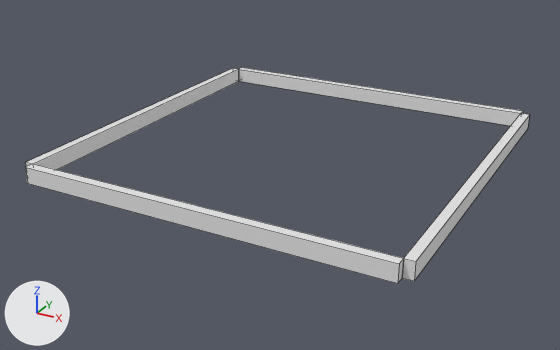
One commit to the Blender file Blender/maze1.blend: the scene before it, then after it.
The view is the same before and after, from a 50 mm lens placed at (16.1, -35.4, 15.6), pointed at (-2.9, -1.0, -1.6). Lighting does not change. The marker at lower left points along +X, +Y and +Z. Mesh edges are drawn as thin lines. Materials are left out; every surface is plain grey.
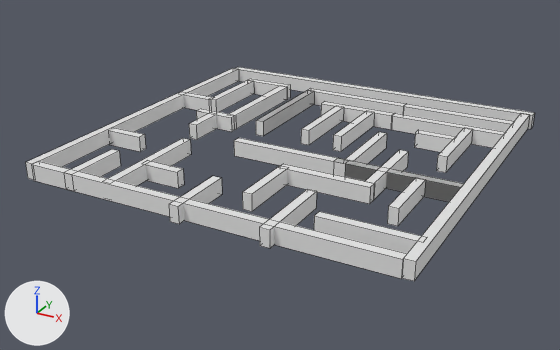
Commit message: added maze model

What changed in the scene script:
```text
Change ob_cube_002:
    ob_cube_002: bpy.data.objects.new('Cube.002', me_cube_003) -> bpy.data.objects.new('Cube.002', me_cube_007)
    ob_cube_002.location: (-2.32, -9.78, 0.0) -> (-2.32, -15.78, 0.0)
Add ob_cube_035:
    ob_cube_035 = bpy.data.objects.new('Cube.035', me_cube_007)
    ob_cube_035.location = (-14.71, 0.08, -0.04)
    ob_cube_035.scale = (1.0, 0.08, 1.0)
Add ob_cube_034:
    ob_cube_034 = bpy.data.objects.new('Cube.034', me_cube_007)
    ob_cube_034.location = (-15.99, -8.06, -0.02)
    ob_cube_034.scale = (1.0, 0.13, 1.0)
Add ob_cube_033:
    ob_cube_033 = bpy.data.objects.new('Cube.033', me_cube_007)
    ob_cube_033.location = (-11.25, -9.82, -0.1)
    ob_cube_033.scale = (1.0, 0.08, 1.0)
Add ob_cube_032:
    ob_cube_032 = bpy.data.objects.new('Cube.032', me_cube_007)
    ob_cube_032.location = (-6.47, -12.89, -0.05)
    ob_cube_032.scale = (1.0, 0.08, 1.0)
Add ob_cube_031:
    ob_cube_031 = bpy.data.objects.new('Cube.031', me_cube_007)
    ob_cube_031.location = (-9.34, -8.48, 0.0)
    ob_cube_031.scale = (1.0, 0.13, 1.0)
Add ob_cube_030:
    ob_cube_030 = bpy.data.objects.new('Cube.030', me_cube_007)
    ob_cube_030.location = (-13.64, -6.47, -0.01)
    ob_cube_030.scale = (1.0, 0.24, 1.0)
Add ob_cube_029:
    ob_cube_029 = bpy.data.objects.new('Cube.029', me_cube_007)
    ob_cube_029.location = (-11.64, 4.63, -0.04)
    ob_cube_029.scale = (1.0, 0.24, 1.0)
Add ob_cube_028:
    ob_cube_028 = bpy.data.objects.new('Cube.028', me_cube_007)
    ob_cube_028.location = (-7.13, -5.76, -0.02)
    ob_cube_028.scale = (1.0, 0.13, 1.0)
Add ob_cube_027:
    ob_cube_027 = bpy.data.objects.new('Cube.027', me_cube_007)
    ob_cube_027.location = (-8.54, -4.79, -0.04)
    ob_cube_027.scale = (1.0, 0.09, 1.0)
Add ob_cube_026:
    ob_cube_026 = bpy.data.objects.new('Cube.026', me_cube_007)
    ob_cube_026.location = (4.16, -7.92, -0.03)
    ob_cube_026.scale = (1.0, 0.24, 1.0)
Add ob_cube_025:
    ob_cube_025 = bpy.data.objects.new('Cube.025', me_cube_007)
    ob_cube_025.location = (-11.46, -2.58, -0.02)
    ob_cube_025.scale = (1.0, 0.09, 1.0)
Add ob_cube_024:
    ob_cube_024 = bpy.data.objects.new('Cube.024', me_cube_007)
    ob_cube_024.location = (-16.2, 5.63, -0.02)
    ob_cube_024.scale = (1.0, 0.17, 1.0)
Add ob_cube_023:
    ob_cube_023 = bpy.data.objects.new('Cube.023', me_cube_007)
    ob_cube_023.location = (-8.82, 2.09, -0.02)
    ob_cube_023.scale = (1.0, 0.11, 1.0)
Add ob_cube_022:
    ob_cube_022 = bpy.data.objects.new('Cube.022', me_cube_007)
    ob_cube_022.location = (-13.64, 4.63, -0.04)
    ob_cube_022.scale = (1.0, 0.24, 1.0)
Add ob_cube_021:
    ob_cube_021 = bpy.data.objects.new('Cube.021', me_cube_007)
    ob_cube_021.location = (-8.64, 3.63, -0.03)
    ob_cube_021.scale = (1.0, 0.17, 1.0)
Add ob_cube_020:
    ob_cube_020 = bpy.data.objects.new('Cube.020', me_cube_007)
    ob_cube_020.location = (4.16, -1.98, -0.03)
    ob_cube_020.scale = (1.0, 0.08, 1.0)
Add ob_cube_019:
    ob_cube_019 = bpy.data.objects.new('Cube.019', me_cube_007)
    ob_cube_019.location = (-6.64, 3.63, -0.03)
    ob_cube_019.scale = (1.0, 0.17, 1.0)
Add ob_cube_018:
    ob_cube_018 = bpy.data.objects.new('Cube.018', me_cube_007)
    ob_cube_018.location = (-1.84, -7.91, -0.03)
    ob_cube_018.scale = (1.0, 0.24, 1.0)
Add ob_cube_017:
    ob_cube_017 = bpy.data.objects.new('Cube.017', me_cube_007)
    ob_cube_017.location = (-4.64, 0.63, -0.03)
    ob_cube_017.scale = (1.0, 0.17, 1.0)
Add ob_cube_016:
    ob_cube_016 = bpy.data.objects.new('Cube.016', me_cube_007)
    ob_cube_016.location = (-0.64, -3.87, -0.03)
    ob_cube_016.scale = (1.0, 0.13, 1.0)
Add ob_cube_015:
    ob_cube_015 = bpy.data.objects.new('Cube.015', me_cube_007)
    ob_cube_015.location = (-4.64, -8.05, 0.0)
    ob_cube_015.scale = (1.0, 0.16, 1.0)
Add ob_cube_014:
    ob_cube_014 = bpy.data.objects.new('Cube.014', me_cube_007)
    ob_cube_014.location = (5.22, -13.98, -0.03)
    ob_cube_014.scale = (1.0, 0.18, 1.0)
Add ob_cube_013:
    ob_cube_013 = bpy.data.objects.new('Cube.013', me_cube_007)
    ob_cube_013.location = (1.22, -9.98, -0.03)
    ob_cube_013.scale = (1.0, 0.18, 1.0)
Add ob_cube_012:
    ob_cube_012 = bpy.data.objects.new('Cube.012', me_cube_007)
    ob_cube_012.location = (4.16, -7.92, -0.03)
    ob_cube_012.scale = (1.0, 0.24, 1.0)
Add ob_cube_011:
    ob_cube_011 = bpy.data.objects.new('Cube.011', me_cube_007)
    ob_cube_011.location = (-2.64, -1.37, -0.03)
    ob_cube_011.scale = (1.0, 0.17, 1.0)
Add ob_cube_010:
    ob_cube_010 = bpy.data.objects.new('Cube.010', me_cube_007)
    ob_cube_010.location = (-0.64, 3.63, -0.05)
    ob_cube_010.scale = (1.0, 0.17, 1.0)
Add ob_cube_009:
    ob_cube_009 = bpy.data.objects.new('Cube.009', me_cube_007)
    ob_cube_009.location = (-1.46, 0.1, -0.04)
    ob_cube_009.scale = (1.0, 0.17, 1.0)
Add ob_cube_008:
    ob_cube_008 = bpy.data.objects.new('Cube.008', me_cube_007)
    ob_cube_008.location = (4.16, 0.08, -0.03)
    ob_cube_008.scale = (1.0, 0.24, 1.0)
Add ob_cube_007:
    ob_cube_007 = bpy.data.objects.new('Cube.007', me_cube_007)
    ob_cube_007.location = (-11.64, 4.63, -0.04)
    ob_cube_007.scale = (1.0, 0.24, 1.0)
Add ob_cube_006:
    ob_cube_006 = bpy.data.objects.new('Cube.006', me_cube_007)
    ob_cube_006.location = (-2.46, 2.1, -0.04)
    ob_cube_006.scale = (1.0, 0.24, 1.0)
Add ob_cube_004:
    ob_cube_004 = bpy.data.objects.new('Cube.004', me_cube_007)
    ob_cube_004.location = (4.16, 2.08, -0.03)
    ob_cube_004.scale = (1.0, 0.24, 1.0)
```

Pixel boxes [x1, y1, x2, y2] of what changed, in the pictures (560 x 350 px):
'Cube.002', reshaped, moved: before [25, 164, 403, 283]; after [31, 161, 407, 279]
'Cube.014', added: after [314, 211, 421, 253]
'Cube.018', added: after [234, 138, 348, 177]
'Cube.013', added: after [280, 164, 374, 204]
'Cube.012', added: after [345, 161, 464, 202]
'Cube.008', added: after [391, 113, 505, 148]
'Cube.030', added: after [108, 138, 191, 186]
'Cube.015', added: after [259, 189, 317, 248]
'Cube.004', added: after [403, 104, 514, 132]
'Cube.028', added: after [242, 166, 288, 212]
'Cube.006', added: after [308, 88, 405, 115]
'Cube.031', added: after [169, 176, 222, 224]
'Cube.022', added: after [229, 86, 287, 130]
'Cube.016', added: after [387, 178, 426, 226]
'Cube.021', added: after [301, 106, 344, 145]
'Cube.019', added: after [333, 111, 374, 152]
'Cube.007', added: after [256, 90, 314, 136]
'Cube.010', added: after [436, 128, 472, 173]
'Cube.009', added: after [321, 101, 394, 130]
'Cube.032', added: after [146, 161, 184, 188]
'Cube.034', added: after [72, 149, 121, 177]
'Cube.011', added: after [366, 150, 408, 200]
'Cube.024', added: after [211, 80, 254, 112]
'Cube.017', added: after [344, 132, 387, 164]
'Cube.033', added: after [109, 128, 146, 152]
'Cube.020', added: after [414, 130, 456, 152]
'Cube.035', added: after [189, 114, 217, 140]
'Cube.027', added: after [196, 109, 235, 132]
'Cube.025', added: after [184, 93, 215, 110]
'Cube.023', added: after [249, 79, 290, 99]
'Cube.029', added: after [256, 91, 314, 135]
'Cube.026', added: after [337, 158, 462, 187]
